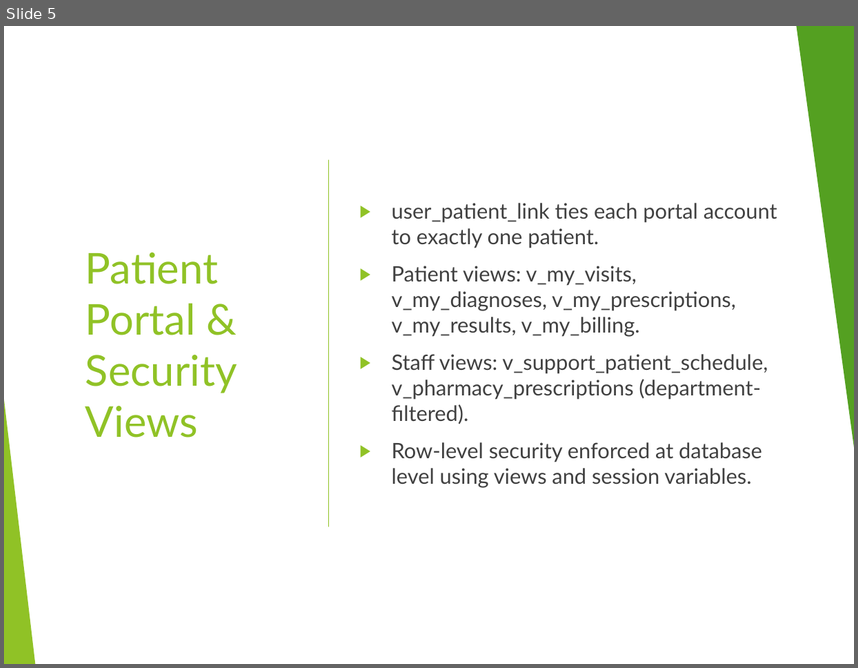
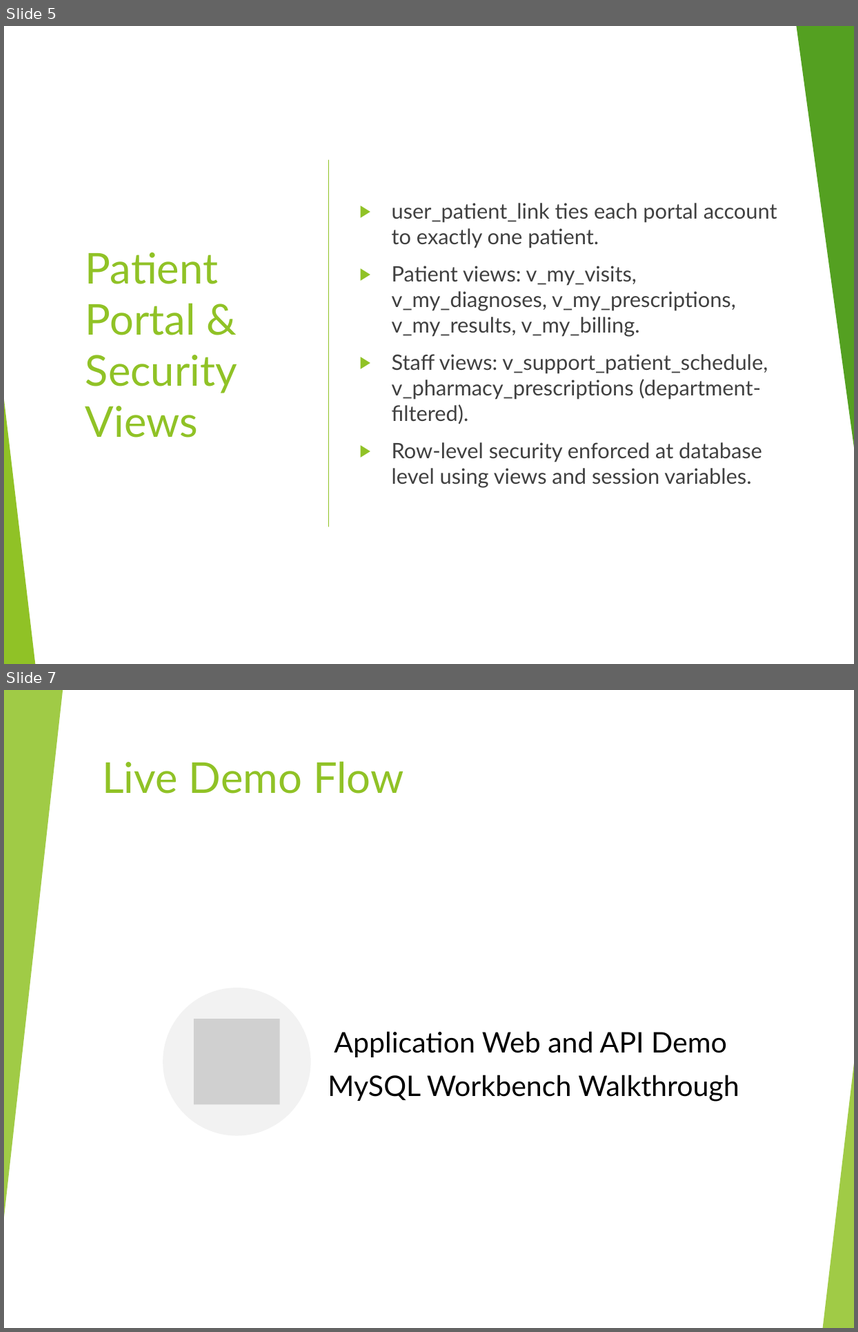
Before and after one commit to prakasamv-uncc/studentClinicAPI, a slide deck: Reports_And_Docs/Student_Clinic_EMR_Project_2.pptx. Shown one above the other, each under a label of ours: slide 5 before the commit, slides 5 and 7 after it; the slides between them are not shown. The pictures are 858x668 and 858x1332 pixels, drawn with LibreOffice and Linux fonts; fonts in the diff are those of the drawing; grey boxes stand for pictures. Boxes give left, top, right and bottom in pixels: in the first picture for what was removed or moved away, otherwise in the second. Text is boxed around its words. In the diff, an @@ line names an element or a change of style, - is before the commit and + after.

```diff
--- a/Reports_And_Docs/Student_Clinic_EMR_Project_2.pptx
+++ b/Reports_And_Docs/Student_Clinic_EMR_Project_2.pptx
@@ slide 7 added at box(4, 690, 854, 1328), background #FFFFFF; not listed: 10 template elements that a slide beside it also shows @@
@@ rectangle added at box(4, 690, 854, 1328), fill #FFFFFF @@
@@ triangle added at box(4, 690, 63, 1217), fill #90C226 at 85% opacity @@
@@ title added at box(102, 761, 404, 793), 36 pt, text #90C226 @@
+Live Demo Flow
@@ ellipse added at box(163, 987, 311, 1136), fill #F2F2F2 @@
@@ picture added at box(194, 1018, 279, 1104) @@
@@ text added at box(328, 1031, 739, 1101), 24 pt, text #000000 @@
+Application Web and API Demo
+MySQL Workbench Walkthrough
@@ triangle added at box(822, 1063, 854, 1328), fill #90C226 at 85% opacity @@
```
Also in this commit, not shown: 1 slide removed, 2 other files.
